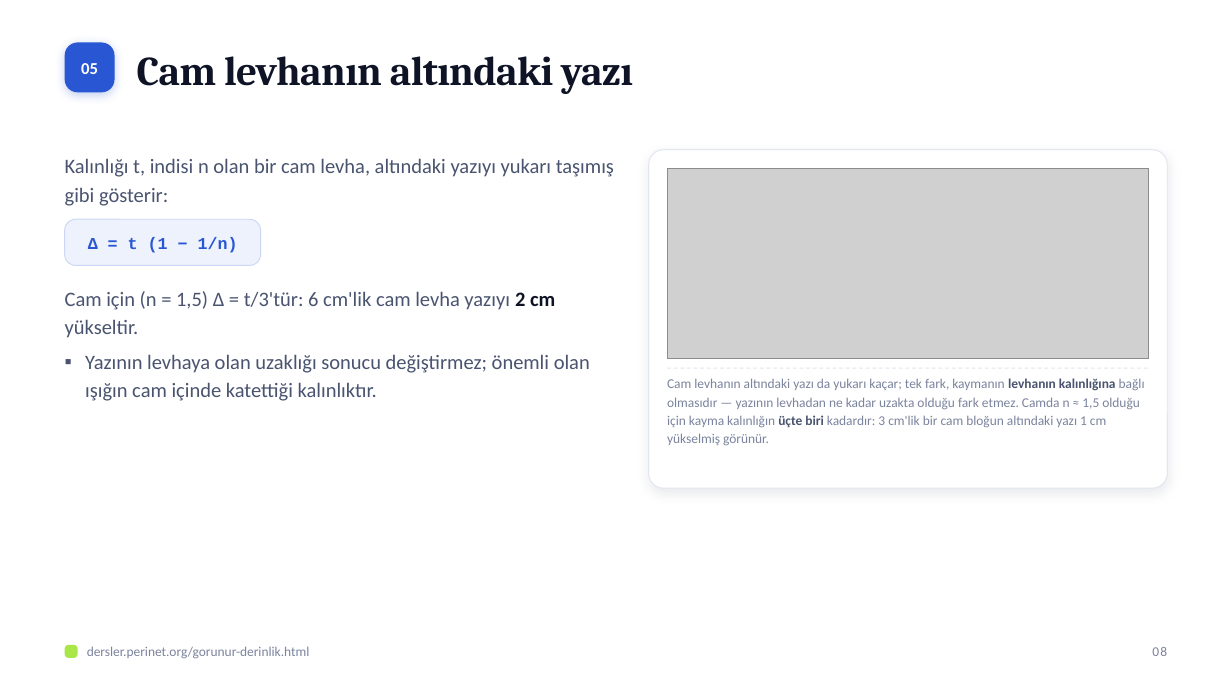
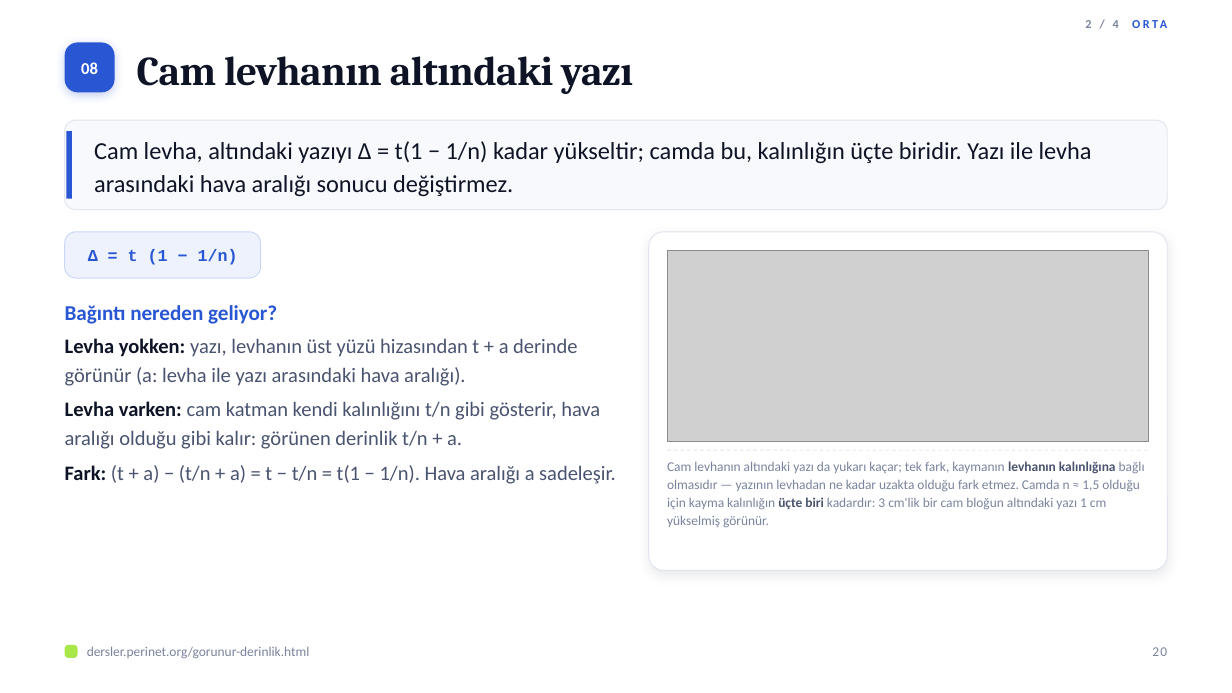
Before and after one commit to elestirmen/dersler, a slide deck: slide 20 of dist/sunum/gorunur-derinlik.pptx (slide 8 before the commit). Drawn at 1232x693 pixels with LibreOffice and Linux fonts; fonts in the diff are those of the drawing; grey boxes stand for pictures. Boxes give left, top, right and bottom in pixels: in the first picture for what was removed or moved away, otherwise in the second. Text is boxed around its words. In the diff, an @@ line names an element or a change of style, - is before the commit and + after.

```diff
--- a/dist/sunum/gorunur-derinlik.pptx
+++ b/dist/sunum/gorunur-derinlik.pptx
@@ text added at [1085, 20, 1119, 28], 9.5 pt, text #2957D4, bold @@
+2 / 4 ORTA
@@ text "08": place and size @@
-text "08" at [1152, 647, 1167, 656]
+text "08" at [81, 62, 98, 74]
@@ text "08" at [81, 62, 98, 74]: size 10.5 to 13 pt, text colour #7B849E to #FFFFFF, letter spacing 1 to 0 pt, bold on; alignment right to centre @@
@@ rounded rectangle added at [65, 120, 1167, 210], fill #F8F9FC, outline #E1E5EE 0.75 pt @@
@@ rectangle added at [67, 131, 72, 199], fill #2957D4 @@
@@ text added at [94, 141, 1092, 197], 19 pt, text #0E1426 @@
+Cam levha, altındaki yazıyı Δ = t(1 − 1/n) kadar yükseltir; camda bu, kalınlığın üçte biridir. Yazı ile levha arasındaki hava aralığı sonucu değiştirmez.
@@ text removed at [65, 158, 614, 206] @@
-Kalınlığı t, indisi n olan bir cam levha, altındaki yazıyı yukarı taşımış gibi gösterir:
@@ picture removed at [667, 168, 1149, 359] @@
@@ text "Δ = t (1 − ...": place and size @@
-text "Δ = t (1 − ..." at [88, 237, 238, 253]
+text "Δ = t (1 − ..." at [88, 249, 238, 265]
@@ rounded rectangle: place and size @@
-rounded rectangle at [65, 219, 261, 265]
+rounded rectangle at [65, 232, 261, 278]
@@ rounded rectangle: place and size @@
-rounded rectangle at [649, 150, 1167, 488]
+rounded rectangle at [649, 232, 1167, 570]
@@ picture added at [667, 250, 1149, 441] @@
@@ text removed at [65, 291, 590, 401] @@
-▪ Cam için (n = 1,5) Δ = t/3'tür: 6 cm'lik cam levha yazıyı 2 cm yükseltir.
-▪ Yazının levhaya olan uzaklığı sonucu değiştirmez; önemli olan ışığın cam içinde katettiği kalınlıktır.
@@ text added at [65, 305, 277, 324], 16.5 pt, text #2957D4, bold @@
+Bağıntı nereden geliyor?
@@ text added at [65, 338, 616, 484], 16 pt, text #4A5470 @@
+1. Levha yokken: yazı, levhanın üst yüzü hizasından t + a derinde görünür (a: levha ile yazı arasındaki hava aralığı).
+2. Levha varken: cam katman kendi kalınlığını t/n gibi gösterir, hava aralığı olduğu gibi kalır: görünen derinlik t/n + a.
+3. Fark: (t + a) − (t/n + a) = t − t/n = t(1 − 1/n). Hava aralığı a sadeleşir.
@@ text "Cam levhanın altındaki yazı da ...": place and size @@
-text "Cam levhanın altındaki yazı da ..." at [667, 378, 1145, 445]
+text "Cam levhanın altındaki yazı da ..." at [667, 461, 1145, 527]
@@ line moved from (667, 368) - (1149, 368) to (667, 450) - (1149, 450) @@
@@ text added at [1152, 647, 1167, 656], 10.5 pt, text #7B849E @@
+20
```
Also in this commit, not shown: 11 other slides changed, 28 slides added, 3 slides removed, 21 other files.
